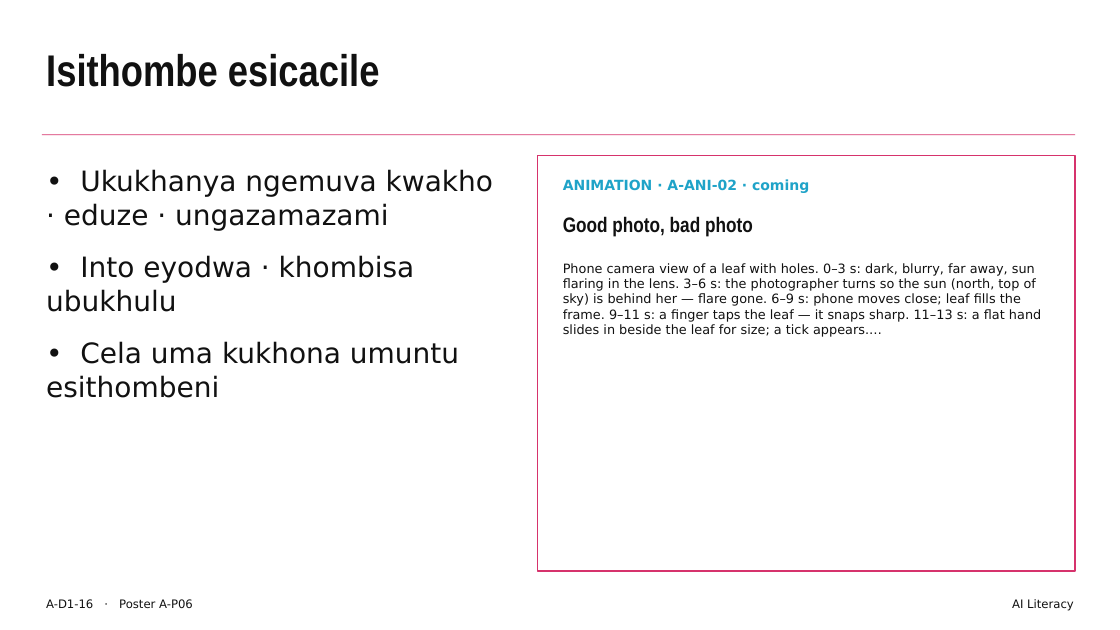
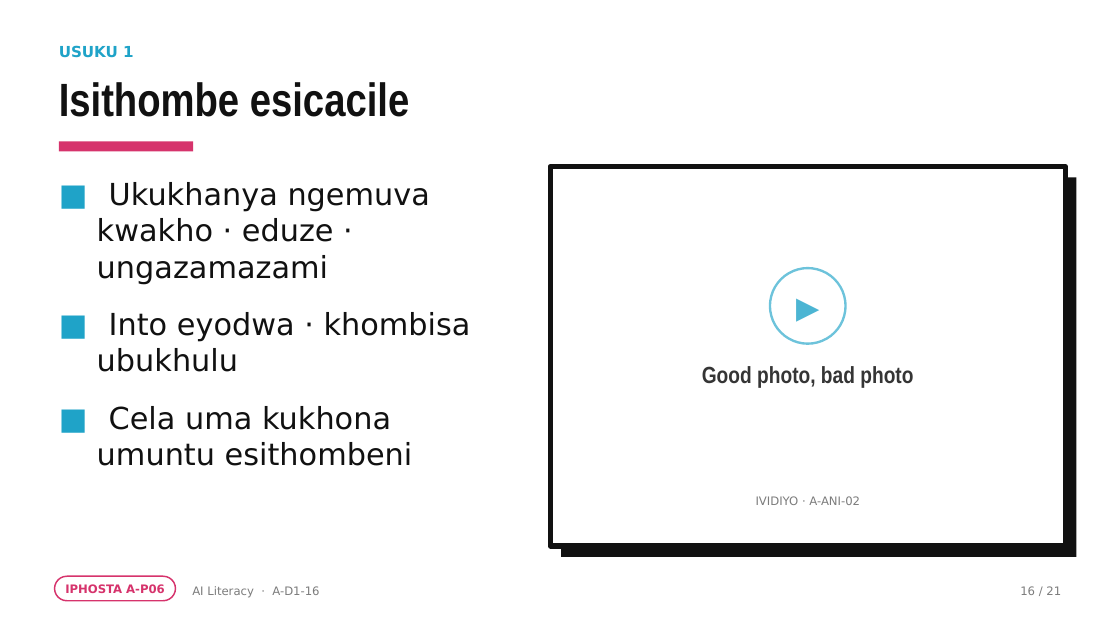
Before and after one commit to rorymclark-prog/ImbewuField, a slide deck: slide 16 of courses/build/ai-literacy/A-D1.zu.pptx. Drawn at 1120x630 pixels with LibreOffice and Linux fonts; fonts in the diff are those of the drawing. Boxes give left, top, right and bottom in pixels: in the first picture for what was removed or moved away, otherwise in the second. Text is boxed around its words. In the diff, an @@ line names an element or a change of style, - is before the commit and + after.

```diff
--- a/courses/build/ai-literacy/A-D1.zu.pptx
+++ b/courses/build/ai-literacy/A-D1.zu.pptx
@@ text added at (x1=59, y1=45, x2=134, y2=58), 13 pt, text #1FA3C8, bold @@
+USUKU 1
@@ text "Isithombe esicacile" moved from (x1=46, y1=54, x2=380, y2=87) to (x1=59, y1=82, x2=409, y2=117) @@
@@ text "Isithombe esicacile" at (x1=59, y1=82, x2=409, y2=117): size 38 to 40 pt; line spacing 1 to 0.95 @@
@@ rectangle removed at (x1=42, y1=134, x2=1075, y2=135) @@
@@ rectangle added at (x1=59, y1=141, x2=193, y2=151), fill #D6336C @@
@@ rectangle resized from (x1=538, y1=155, x2=1075, y2=571) to (x1=550, y1=166, x2=1065, y2=546) @@
@@ rectangle at (x1=550, y1=166, x2=1065, y2=546): outline #D6336C 1.25 pt to #111111 4.5 pt @@
@@ rectangle added at (x1=561, y1=177, x2=1076, y2=557), fill #111111 @@
@@ text at (x1=97, y1=182, x2=471, y2=466): text changed; size 24 to 26 pt @@
-• Ukukhanya ngemuva kwakho · eduze · ungazamazami
-• Into eyodwa · khombisa ubukhulu
-• Cela uma kukhona umuntu esithombeni
+■ Ukukhanya ngemuva kwakho · eduze · ungazamazami
+■ Into eyodwa · khombisa ubukhulu
+■ Cela uma kukhona umuntu esithombeni
@@ text removed at (x1=563, y1=263, x2=1041, y2=337) @@
-Phone camera view of a leaf with holes. 0–3 s: dark, blurry, far away, sun flaring in the lens. 3–6 s: the photographer turns so the sun (north, top of sky) is behind her — flare gone. 6–9 s: phone moves close; leaf fills the frame. 9–11 s: a finger taps the leaf — it snaps sharp. 11–13 s: a flat hand slides in beside the leaf for size; a tick appears.…
@@ ellipse added at (x1=770, y1=268, x2=846, y2=344), outline #6DC3DB 2 pt @@
@@ text added at (x1=770, y1=268, x2=846, y2=344), 26 pt, text #4CB5D3 @@
+▶
@@ text "Good photo, bad photo" moved from (x1=563, y1=216, x2=753, y2=237) to (x1=702, y1=366, x2=913, y2=388) @@
@@ text "Good photo, bad photo" at (x1=702, y1=366, x2=913, y2=388): size 18 to 20 pt, text colour #111111 to #353535; alignment left to centre @@
@@ text at (x1=756, y1=496, x2=860, y2=505): text changed; size 12 to 10 pt; text colour #1FA3C8 to #7C7C7C; bold off @@
-ANIMATION · A-ANI-02 · coming
+IVIDIYO · A-ANI-02
@@ rounded rectangle added at (x1=55, y1=576, x2=176, y2=601), outline #D6336C 1.25 pt @@
@@ text added at (x1=65, y1=584, x2=165, y2=593), 10 pt, text #D6336C, bold @@
+IPHOSTA A-P06
@@ text "AI Literacy · A-D1-16" at (x1=192, y1=586, x2=319, y2=598): vertical alignment top to middle @@
@@ text at (x1=192, y1=586, x2=319, y2=598): text changed; text colour #111111 to #7C7C7C @@
-A-D1-16 · Poster A-P06
+AI Literacy · A-D1-16
@@ text removed at (x1=1012, y1=599, x2=1074, y2=611) @@
-AI Literacy
@@ text added at (x1=1020, y1=586, x2=1061, y2=595), 10 pt, text #7C7C7C @@
+16 / 21
```
Also in this commit, not shown: 20 other slides changed, 49 other files.
